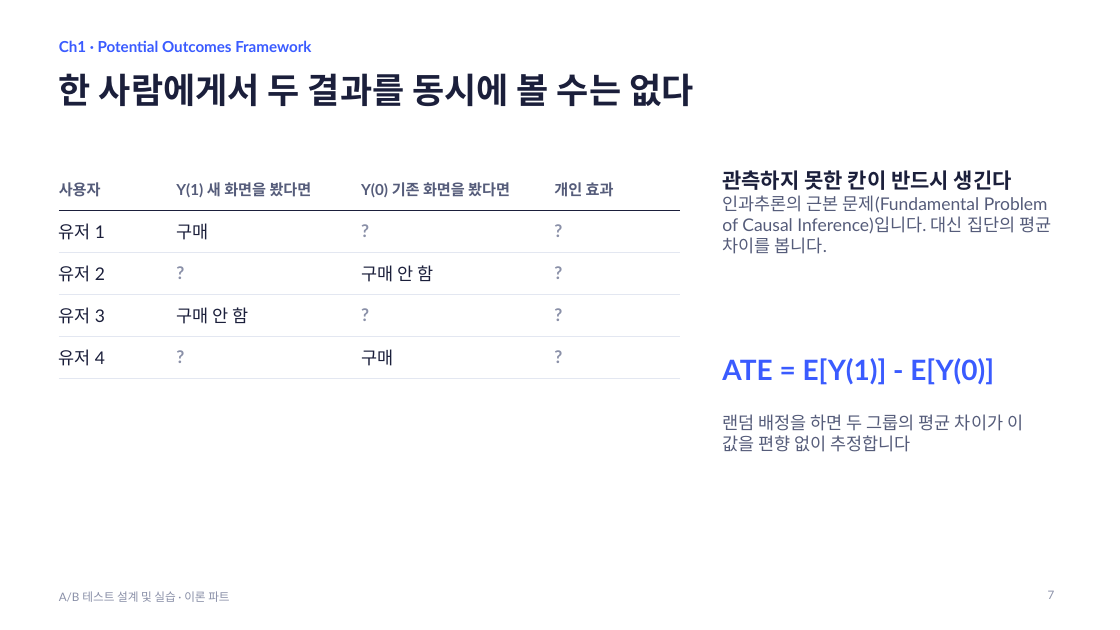
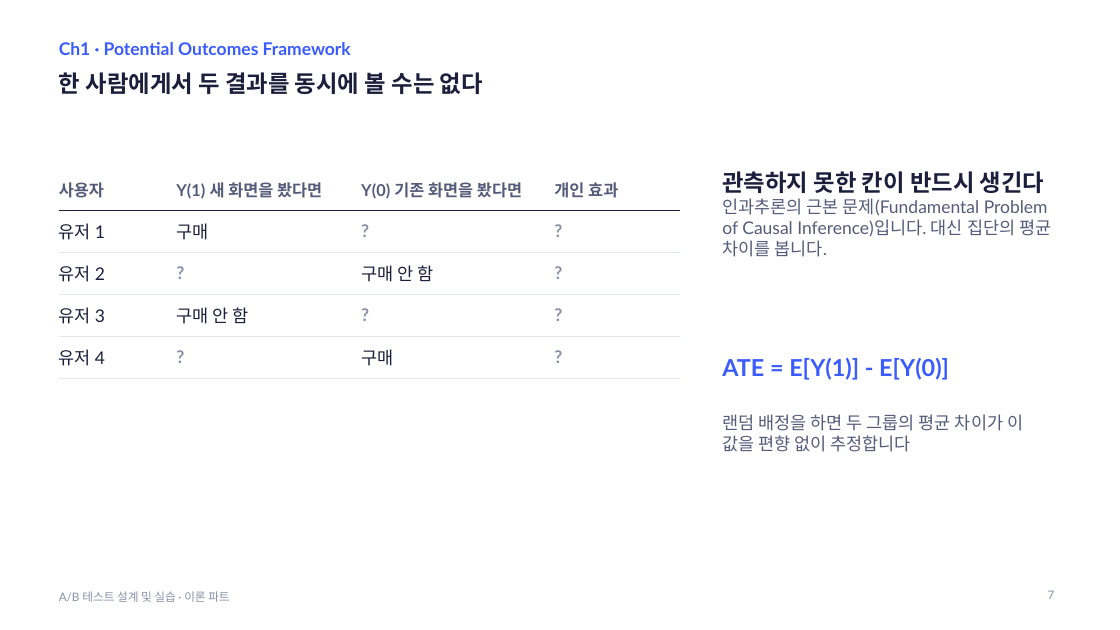
Before and after one commit to JungYeoni/quickmart-lab-rats, a slide deck: slide 7 of docs/lecture/ab-testing-theory.pptx. Drawn at 1120x630 pixels with LibreOffice and Linux fonts; fonts in the diff are those of the drawing. Boxes give left, top, right and bottom in pixels: in the first picture for what was removed or moved away, otherwise in the second. Text is boxed around its words. In the diff, an @@ line names an element or a change of style, - is before the commit and + after.

```diff
--- a/docs/lecture/ab-testing-theory.pptx
+++ b/docs/lecture/ab-testing-theory.pptx
@@ text "Ch1 · Potential Outcomes Framework" at (59, 42, 351, 55): size 13 to 15 pt @@
@@ title "한 사람에게서 두 결과를 동시에 ..." at (59, 72, 483, 94): size 30 to 20 pt @@
@@ table at (59, 168, 681, 370) @@
@@ size 13 to 14 pt in "사용자", "Y(1) 새 화면을 봤다면", "Y(0) 기존 화면을 봤다면", "개인 효과" @@
@@ text at (722, 171, 1044, 193): size 18 to 20 pt in "관측하지 못한 칸이 반드시 생긴다" @@
@@ text "ATE = E[Y(1)] - E[Y(0)]" at (722, 358, 949, 380): size 24 to 20 pt @@
```
Also in this commit, not shown: 59 other slides changed, 1 other file.
